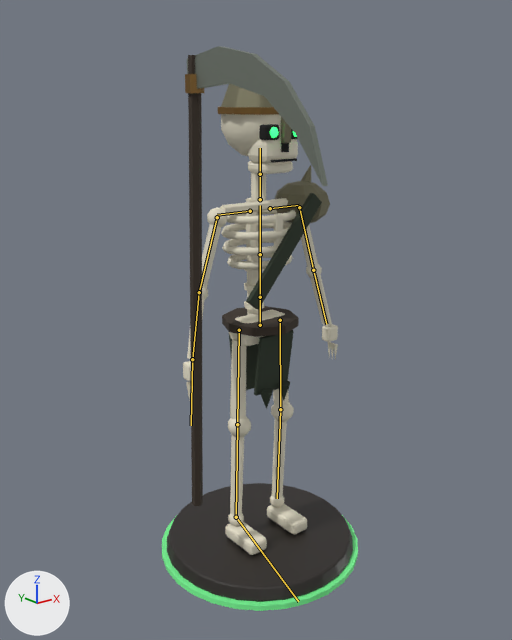
What one commit did to the FBX model art/export/Undead_Pawn.fbx.
Rendered twice from a 50 mm camera at (-1.78, -2.2, 1.97) aimed at (-0.08, -0.07, 1.12). Every picture has the same lights, and +X, +Y and +Z are marked at lower left. The picture after the commit comes second. The bones that change, and the others that lie on the model, are drawn over the model as lines.

Objects in the first picture: 'Undead_Pawn_Mesh'.
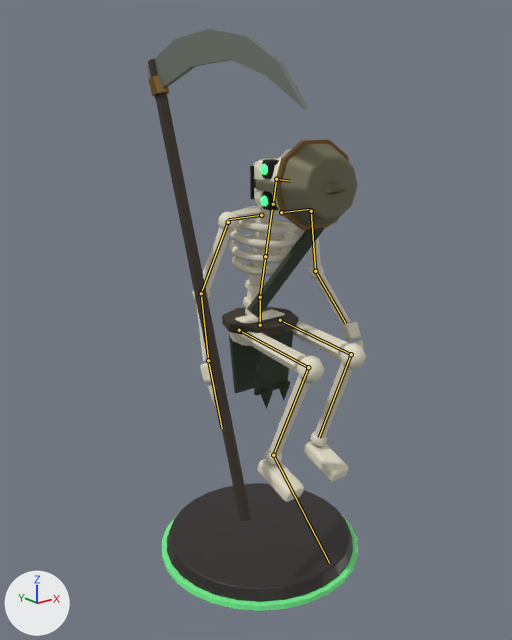
The newer file adds an action. The first version stands in its rest pose; the second is drawn at frame 25 of the action 'Undead_Pawn|Behead'.

Location of each change, [x1, y1, x2, y2] in pixels of the pictures (512 x 640 px):
'Undead_Pawn_Mesh', posed (12% wider): before [162, 46, 358, 611]; after [147, 29, 366, 611]
bone 'spine', root to tip: before (260, 297) to (260, 254); after (260, 297) to (265, 256)
bone 'head', root to tip: before (260, 174) to (260, 148); after (276, 179) to (290, 181)
bone 'forearm.L', root to tip: before (313, 270) to (326, 324); after (315, 271) to (345, 323)
bone 'forearm.R', root to tip: before (199, 292) to (192, 359); after (201, 293) to (208, 360)
bone 'thigh.L', root to tip: before (280, 320) to (280, 409); after (280, 320) to (351, 354)
bone 'shin.L', root to tip: before (280, 409) to (277, 498); after (351, 354) to (319, 437)
bone 'thigh.R', root to tip: before (239, 330) to (237, 424); after (239, 330) to (308, 367)
bone 'shin.R', root to tip: before (237, 424) to (236, 517); after (308, 367) to (273, 455)

What changed in the scene script:
```text
Change bone_spine:
    where bone_spine = bpy.data.objects['Undead_Pawn'].pose.bones['spine']  # child of 'hips'
    bone_spine.rotation_quaternion: (1.0, 0.0, 0.0, 0.0) -> (0.995, 0.099, 0.0, 0.0)  # degrees (0, 0, 0) -> degrees (11, 0, 0)
Change bone_head:
    where bone_head = bpy.data.objects['Undead_Pawn'].pose.bones['head']  # child of 'neck'
    bone_head.location: (0.0, 0.0, 0.0) -> (0.474, -1.236, -0.442)
    bone_head.rotation_quaternion: (1.0, 0.0, 0.0, 0.0) -> (-0.509, -0.491, 0.586, 0.396)  # degrees (0, 0, 0) -> degrees (100, -12, -90)
Change bone_forearm_l:
    where bone_forearm_l = bpy.data.objects['Undead_Pawn'].pose.bones['forearm.L']  # child of 'upper_arm.L'
    bone_forearm_l.rotation_quaternion: (1.0, 0.0, 0.0, 0.0) -> (0.94, 0.342, 0.0, 0.0)  # degrees (0, 0, 0) -> degrees (40, 0, 0)
Change bone_forearm_r:
    where bone_forearm_r = bpy.data.objects['Undead_Pawn'].pose.bones['forearm.R']  # child of 'upper_arm.R'
    bone_forearm_r.rotation_quaternion: (1.0, 0.0, 0.0, 0.0) -> (0.966, 0.259, 0.0, 0.0)  # degrees (0, 0, 0) -> degrees (30, 0, 0)
Change bone_thigh_l:
    where bone_thigh_l = bpy.data.objects['Undead_Pawn'].pose.bones['thigh.L']  # child of 'hips'
    bone_thigh_l.rotation_quaternion: (1.0, 0.0, 0.0, 0.0) -> (0.737, 0.676, 0.0, 0.0)  # degrees (0, 0, 0) -> degrees (85, 0, 0)
Change bone_shin_l:
    where bone_shin_l = bpy.data.objects['Undead_Pawn'].pose.bones['shin.L']  # child of 'thigh.L'
    bone_shin_l.rotation_quaternion: (1.0, 0.0, 0.0, 0.0) -> (0.609, -0.793, 0.0, 0.0)  # degrees (0, 0, 0) -> degrees (-105, 0, 0)
Change bone_thigh_r:
    where bone_thigh_r = bpy.data.objects['Undead_Pawn'].pose.bones['thigh.R']  # child of 'hips'
    bone_thigh_r.rotation_quaternion: (1.0, 0.0, 0.0, 0.0) -> (0.737, 0.676, 0.0, 0.0)  # degrees (0, 0, 0) -> degrees (85, 0, 0)
Change bone_shin_r:
    where bone_shin_r = bpy.data.objects['Undead_Pawn'].pose.bones['shin.R']  # child of 'thigh.R'
    bone_shin_r.rotation_quaternion: (1.0, 0.0, 0.0, 0.0) -> (0.608, -0.794, 0.0, 0.0)  # degrees (0, 0, 0) -> degrees (-105, 0, 0)
```
